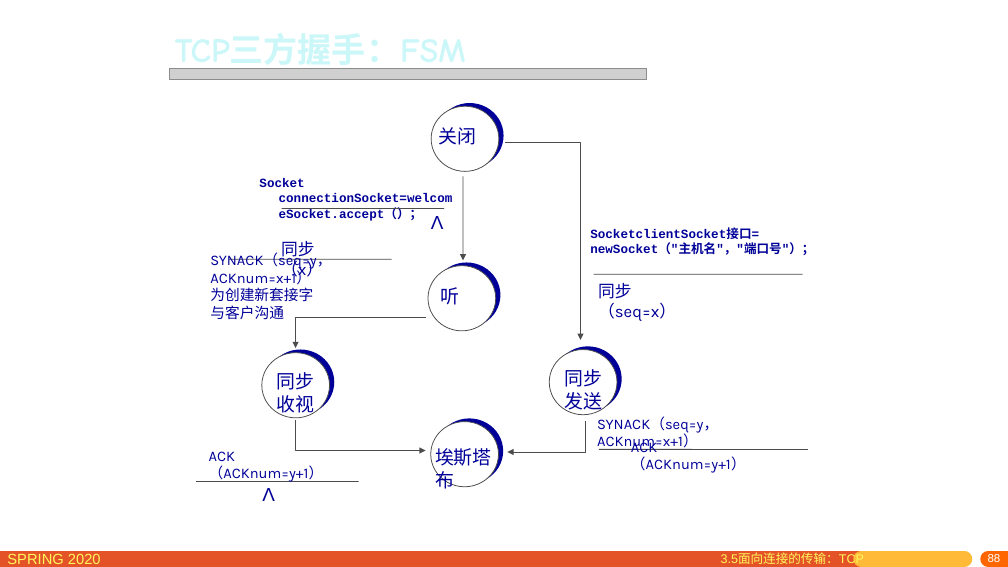
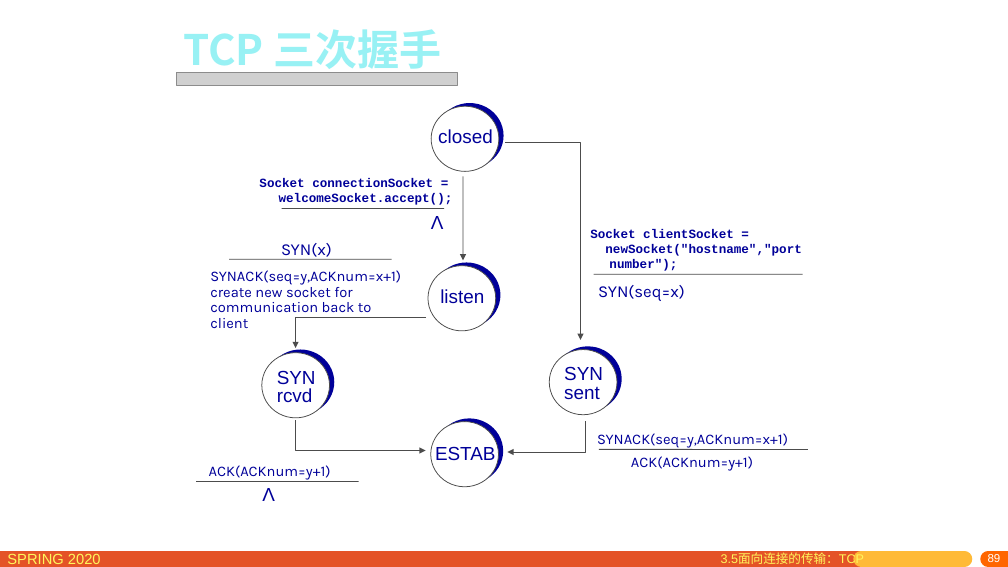
Before and after one commit to network-distributed/presentations, a slide deck: slide 89 of chapter3_cn.pptx (slide 88 before the commit). Drawn at 1008x567 pixels with LibreOffice and Linux fonts; fonts in the diff are those of the drawing; grey boxes stand for pictures. Boxes give left, top, right and bottom in pixels: in the first picture for what was removed or moved away, otherwise in the second. Text is boxed around its words. In the diff, an @@ line names an element or a change of style, - is before the commit and + after.

```diff
--- a/chapter3_cn.pptx
+++ b/chapter3_cn.pptx
@@ title added at bbox=[183, 29, 441, 76], 40 pt, text #98F1F4, bold @@
+TCP 三次握手
@@ title removed at bbox=[175, 33, 466, 73] @@
-TCP三方握手：FSM
@@ picture: place and size @@
-picture at bbox=[169, 68, 647, 79]
+picture at bbox=[176, 73, 457, 85]
@@ text at bbox=[438, 129, 493, 144]: text changed; font Karla to Arial @@
-关闭
+closed
@@ text at bbox=[259, 178, 453, 205]: text changed @@
-Socket connectionSocket=welcomeSocket.accept（）；
+Socket connectionSocket = welcomeSocket.accept();
@@ text removed at bbox=[590, 229, 814, 255] @@
-SocketclientSocket接口=
-newSocket（"主机名"，"端口号"）；
@@ text added at bbox=[590, 229, 801, 271], 12 pt, text #000099, bold @@
+Socket clientSocket =
+newSocket("hostname","port number");
@@ text at bbox=[281, 243, 332, 260]: text changed @@
-同步（x）
+SYN(x)
@@ text at bbox=[210, 270, 401, 328]: text changed @@
-SYNACK（seq=y，ACKnum=x+1）
-为创建新套接字
-与客户沟通
+SYNACK(seq=y,ACKnum=x+1)
+create new socket for
+communication back to client
@@ text at bbox=[440, 289, 484, 304]: text changed; font Karla to Arial @@
-听
+listen
@@ text at bbox=[598, 285, 685, 301]: text changed @@
-同步（seq=x）
+SYN(seq=x)
@@ text at bbox=[277, 370, 316, 402]: text changed; font Karla to Arial @@
-同步
-收视
+SYN
+rcvd
@@ text at bbox=[564, 366, 603, 400]: text changed; font Karla to Arial @@
-同步
-发送
+SYN
+sent
@@ text at bbox=[435, 446, 495, 460]: text changed; font Karla to Arial @@
-埃斯塔布
+ESTAB
@@ text at bbox=[597, 433, 788, 448]: text changed @@
-SYNACK（seq=y，ACKnum=x+1）
+SYNACK(seq=y,ACKnum=x+1)
@@ text at bbox=[209, 465, 331, 480]: text changed @@
-ACK（ACKnum=y+1）
+ACK(ACKnum=y+1)
@@ text at bbox=[631, 456, 753, 471]: text changed @@
-ACK（ACKnum=y+1）
+ACK(ACKnum=y+1)
@@ page number at bbox=[988, 554, 1001, 562]: text changed @@
-88
+89
```
Also in this commit, not shown: 74 other slides changed, 1 slide added, 1 other file.
